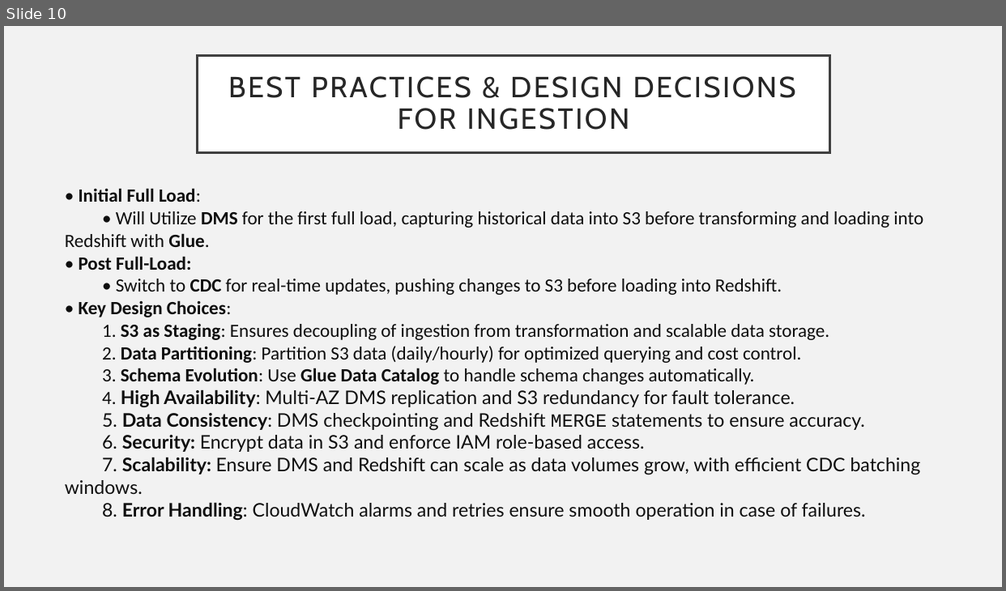
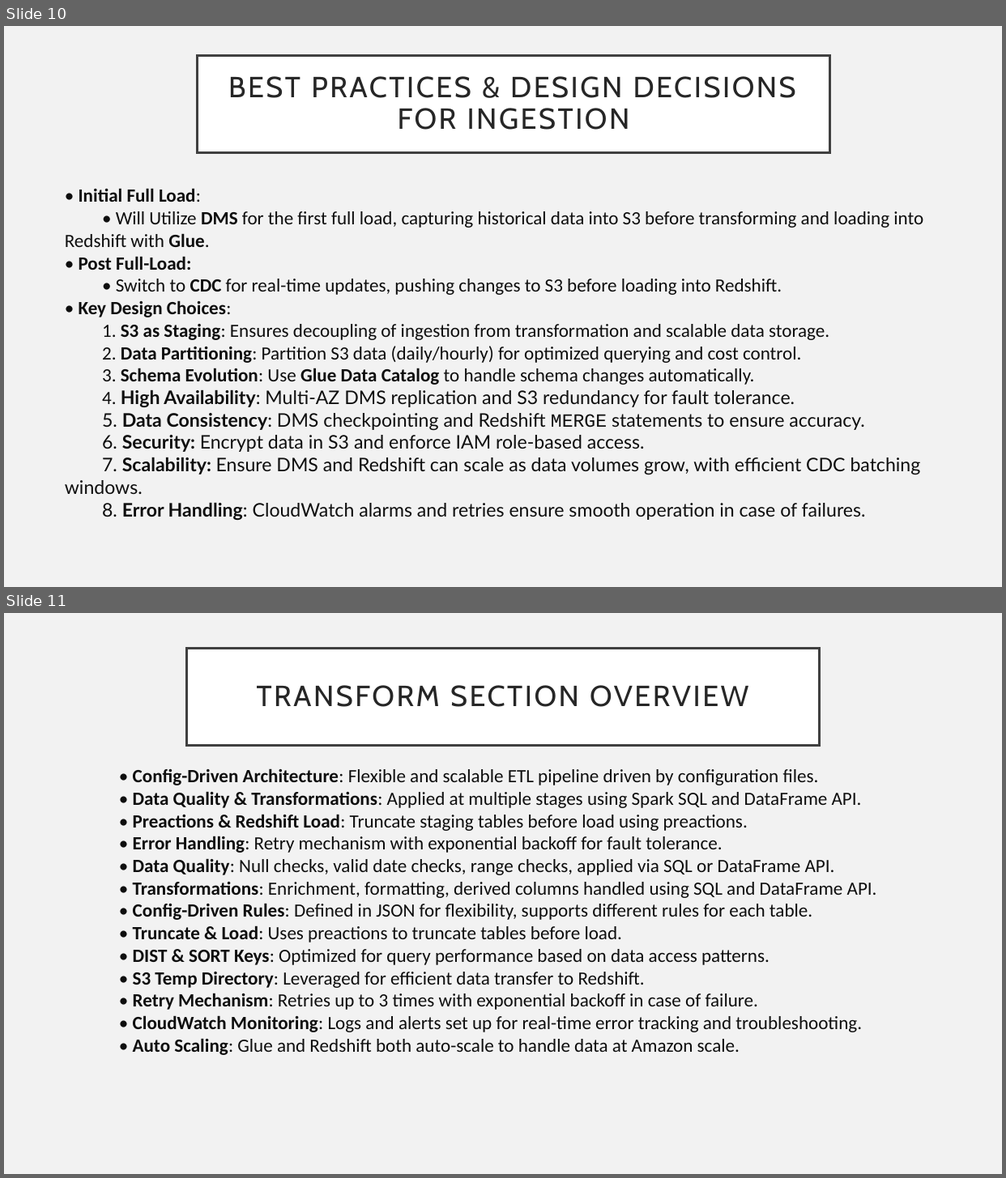
Before and after one commit to Tvkoushik/amazon-etl-pipeline, a slide deck: Craft-Demo.pptx. Shown one above the other, each under a label of ours: slide 10 before the commit, slides 10 and 11 after it. The pictures are 1006x591 and 1006x1178 pixels, drawn with LibreOffice and Linux fonts; fonts in the diff are those of the drawing. Boxes give left, top, right and bottom in pixels: in the first picture for what was removed or moved away, otherwise in the second. Text is boxed around its words. In the diff, an @@ line names an element or a change of style, - is before the commit and + after.

```diff
--- a/Craft-Demo.pptx
+++ b/Craft-Demo.pptx
@@ slide 11 added at [4, 613, 1002, 1174], background #F2F2F2 @@
@@ title added at [187, 648, 819, 746], fill #FFFFFF, outline #404040 2.5 pt, 28 pt, text #262626 @@
+TRANSFORM SECTION OVERVIEW
@@ text added at [133, 769, 877, 1055], 18 pt, text #0E0E0E @@
+• Config-Driven Architecture: Flexible and scalable ETL pipeline driven by configuration files.
+• Data Quality & Transformations: Applied at multiple stages using Spark SQL and DataFrame API.
+• Preactions & Redshift Load: Truncate staging tables before load using preactions.
+• Error Handling: Retry mechanism with exponential backoff for fault tolerance.
+• Data Quality: Null checks, valid date checks, range checks, applied via SQL or DataFrame API.
+• Transformations: Enrichment, formatting, derived columns handled using SQL and DataFrame API.
+• Config-Driven Rules: Defined in JSON for flexibility, supports different rules for each table.
+• Truncate & Load: Uses preactions to truncate tables before load.
+• DIST & SORT Keys: Optimized for query performance based on data access patterns.
+• S3 Temp Directory: Leveraged for efficient data transfer to Redshift.
+• Retry Mechanism: Retries up to 3 times with exponential backoff in case of failure.
+• CloudWatch Monitoring: Logs and alerts set up for real-time error tracking and troubleshooting.
+• Auto Scaling: Glue and Redshift both auto-scale to handle data at Amazon scale.
```
Also in this commit, not shown: 1 slide changed, 11 other slides added, 2 slides removed, 15 other files.
